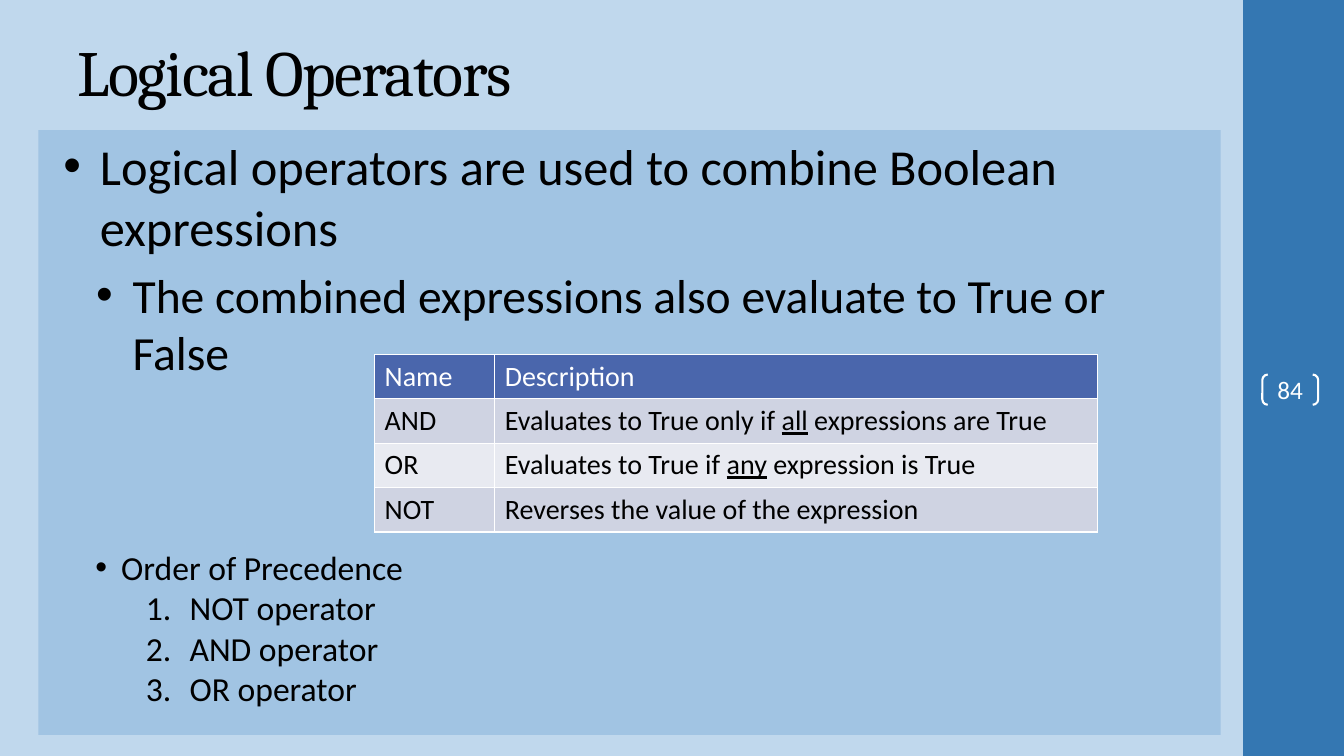
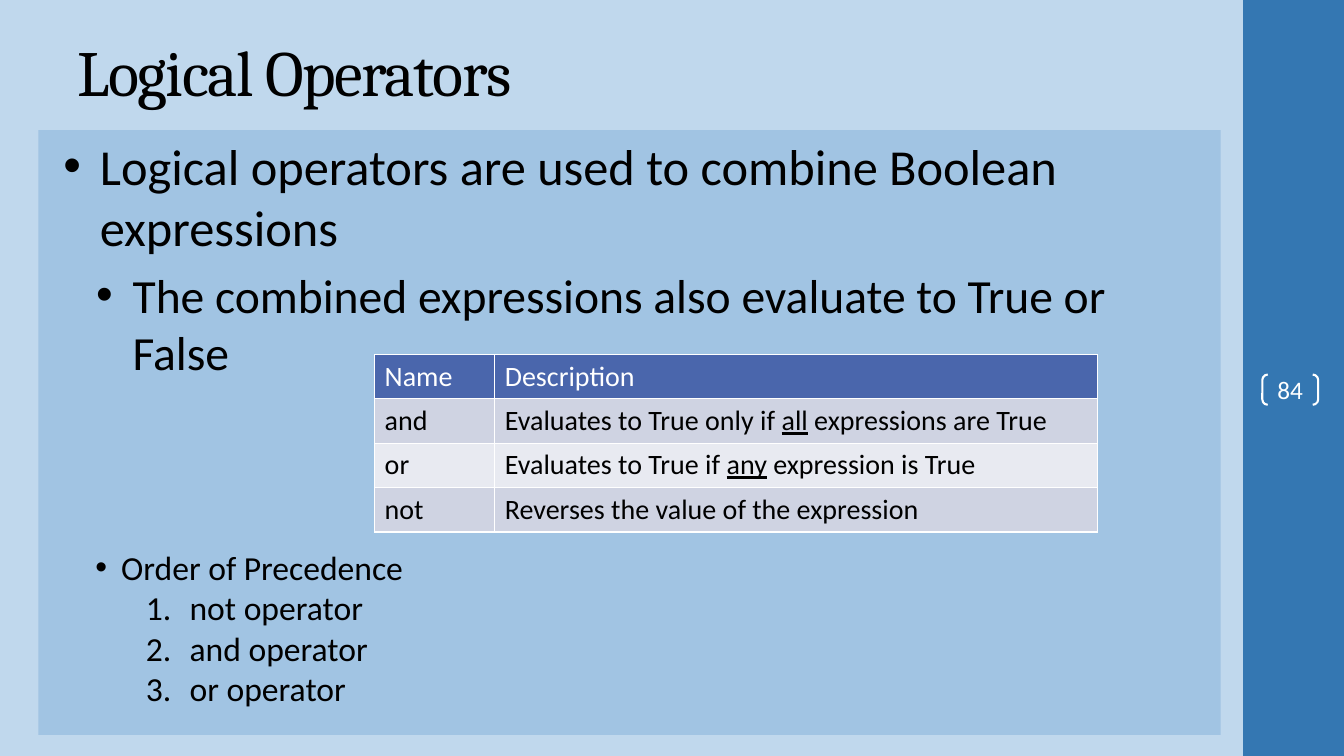
Before and after one commit to ProfSingletary/2023SpringNetworkScripting5Fridays, a slide deck: slide 84 of Day1.pptx. Drawn at 1344x756 pixels with LibreOffice and Linux fonts; fonts in the diff are those of the drawing; background and template pictures are left out. Boxes give left, top, right and bottom in pixels: in the first picture for what was removed or moved away, otherwise in the second. Text is boxed around its words. In the diff, an @@ line names an element or a change of style, - is before the commit and + after.

```diff
--- a/Day1.pptx
+++ b/Day1.pptx
@@ table at [375,355,1098,529] @@
-row 2, column 1: AND
+row 2, column 1: and
-row 3, column 1: OR
+row 3, column 1: or
-row 4, column 1: NOT
+row 4, column 1: not
@@ text at [190,598,368,707]: text changed @@
-1. NOT operator
-2. AND operator
-3. OR operator
+1. not operator
+2. and operator
+3. or operator
```
Also in this commit, not shown: 14 other slides changed, 2 other files.
